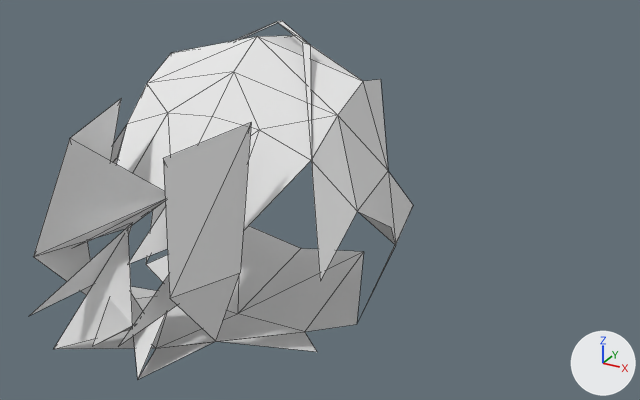
Renders of the OBJ model assets/models/character/character_n7.obj from each side of a commit.
The view is the same before and after, from a camera (50 mm lens) standing at (0.346, -1.733, 0.223) and looking at (0.069, -1.229, -0.029). Lighting does not change. The marker at lower right points along +X, +Y and +Z. The older version comes first. Mesh edges are drawn as thin lines. Where no turn or scale is listed for an object, it has been applied to the vertices. Vertices at exactly the same position are counted once.

The older version as bpy lines, for what is in view:
```python
me_character_n7 = bpy.data.meshes.new('character_n7')
me_character_n7.from_pydata(...)  # 72 vertices, 79 faces; spans x -0.125..0.125, y -1.408..-1.136, z -0.137..0.078
# faces by material slot: [34, 18, 8, 5, 14]
me_character_n7.materials.append(mat_0002_p3pplayer_t02_tm2)  # its picture is missing
me_character_n7.materials.append(mat_0004_p3pplayer_t01_tm2)  # its picture is missing
me_character_n7.materials.append(mat_0005_p3pplayer_t01_tm2)  # its picture is missing
me_character_n7.materials.append(mat_0000_p3pplayer_t01_tm2)  # its picture is missing
me_character_n7.materials.append(mat_0001_p3pplayer_t04_tm2)  # its picture is missing
ob_character_n7 = bpy.data.objects.new('character_n7', me_character_n7)
ob_character_n7.location = (0.0, 0.0, 0.0)
```
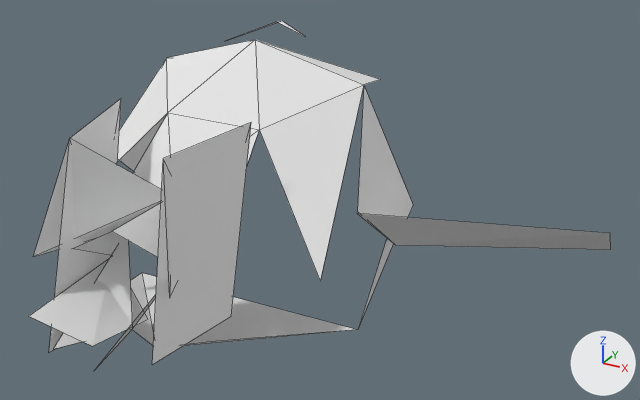
Boxes (x1, y1, x2, y2) around the edits, measured in the pictures (640 x 400 px):
'character_n7', reshaped (51% wider): before (29, 21, 413, 379); after (29, 21, 611, 366)

Patch to the scene script:
```diff
--- a/assets/models/character/character_n7.obj.py
+++ b/assets/models/character/character_n7.obj.py
@@ me_character_n7 @@
 # used by ob_character_n7; location = (0.0, 0.0, 0.0)
-me_character_n7.from_pydata(...)  # 72 vertices, 79 faces; spans x -0.125..0.125, y -1.408..-1.136, z -0.137..0.078
+me_character_n7.from_pydata(...)  # 54 vertices, 36 faces; spans x -0.112..0.254, y -1.408..-1.055, z -0.131..0.078
+# me_character_n7 part 1
+# 37 vertices are removed from x -0.125..0.125, y -1.408..-1.136, z -0.137..0.074
+# 68 faces are deleted
+# 1 vertex moves from x 0.022, y -1.38, z -0.023 to x 0.037, y -1.329, z -0.055
+# 19 vertices are added at x -0.101..0.254, y -1.403..-1.055, z -0.131..0.077
+# 4 new faces join them, mat_0004_p3pplayer_t01_tm2 (its picture is missing)
+# 12 new faces join them, mat_0002_p3pplayer_t02_tm2 (its picture is missing)
+# 3 new faces join them, mat_0005_p3pplayer_t01_tm2 (its picture is missing)
+# 2 new faces join them, mat_0000_p3pplayer_t01_tm2 (its picture is missing)
+# 4 new faces join them, mat_0001_p3pplayer_t04_tm2 (its picture is missing)
 me_character_n7.materials.append(mat_0002_p3pplayer_t02_tm2)
```
